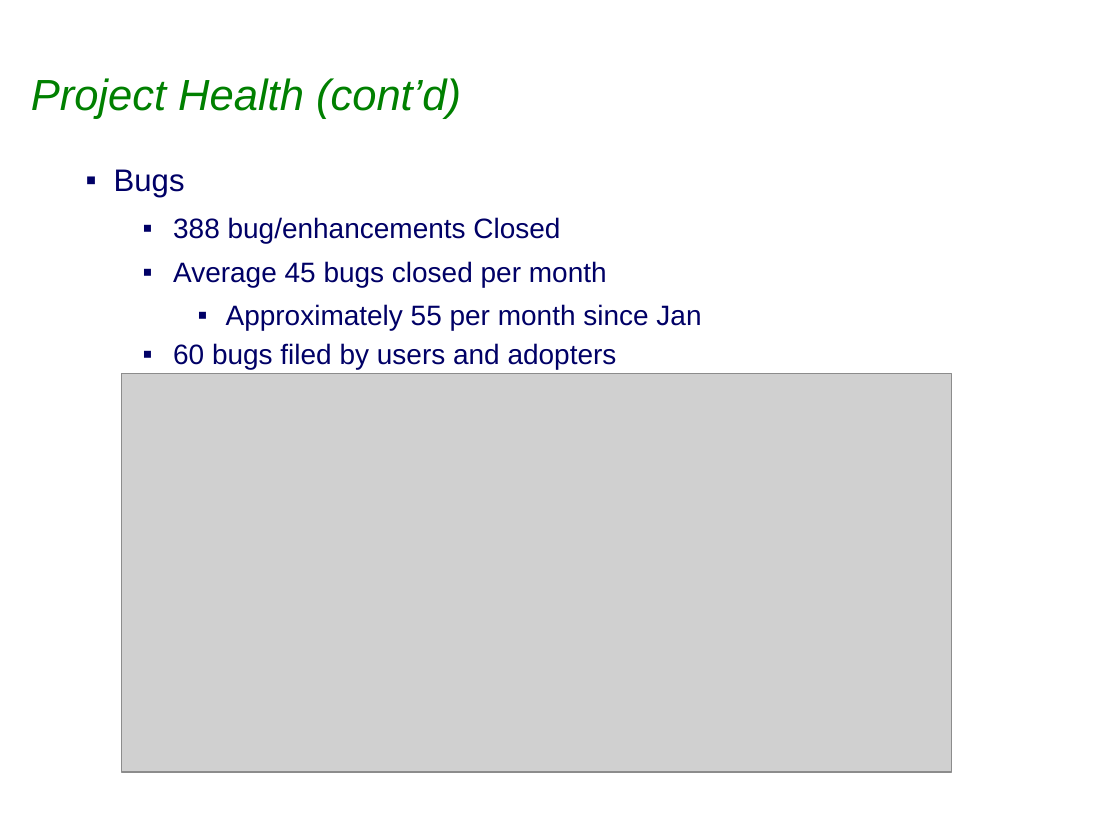
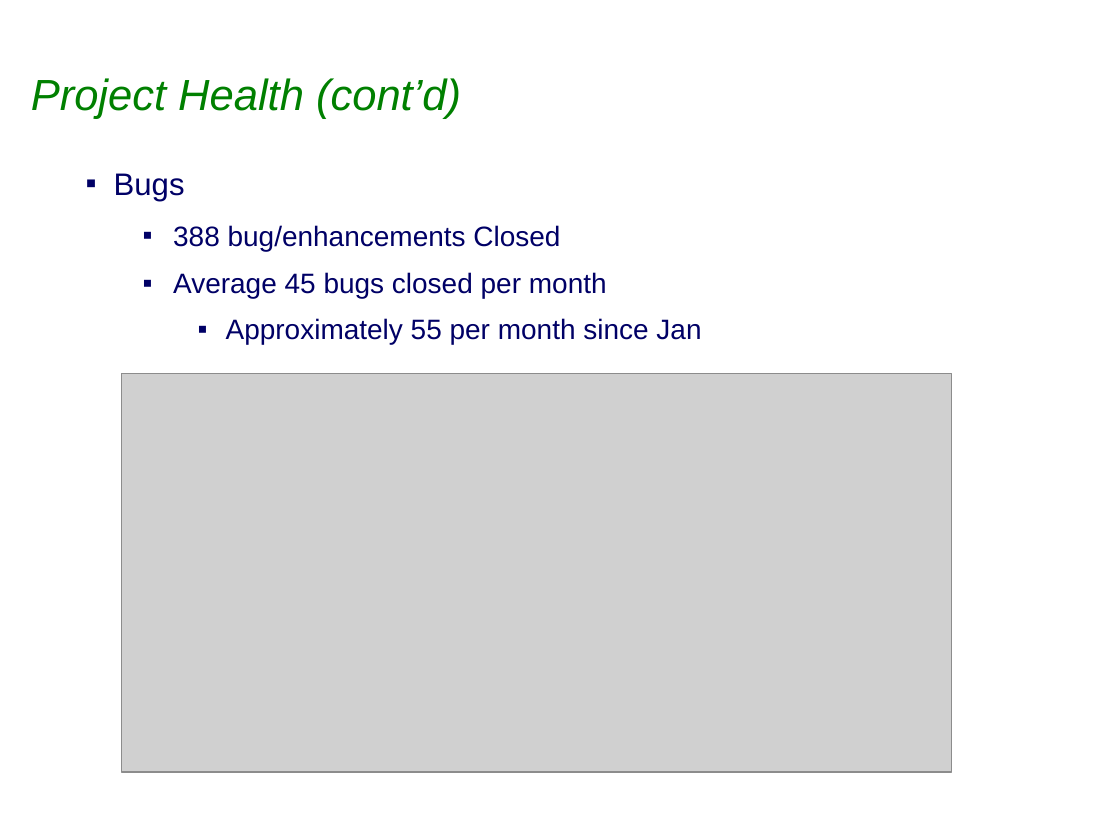
Before and after one commit to eclipse-ee4j/eclipselink, a slide deck: slide 6 of project-admin/Graduation_Release_Review.ppt. Drawn at 1120x840 pixels with LibreOffice and Linux fonts; fonts in the diff are those of the drawing; grey boxes stand for pictures; background and template pictures are left out. Boxes give left, top, right and bottom in pixels: in the first picture for what was removed or moved away, otherwise in the second. Text is boxed around its words. In the diff, an @@ line names an element or a change of style, - is before the commit and + after.

```diff
--- a/project-admin/Graduation_Release_Review.ppt
+++ b/project-admin/Graduation_Release_Review.ppt
@@ text "Bugs" at (114,173,701,344): line spacing 0.9 to 1 @@
@@ text at (173,343,617,369): paragraph removed @@
-  ▪ 60 bugs filed by users and adopters
```
Also in this commit, not shown: 2 other slides changed.
